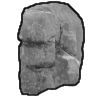
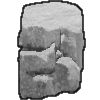
Revision of a layered 100 × 100 image; what changed, layer by layer:
added layer "snow outline" above "snow" over (x1=17, y1=0, x2=86, y2=100)
added layer "snow" above "line" over (x1=19, y1=1, x2=84, y2=84)
hid "line", painted on it over (x1=17, y1=1, x2=86, y2=100)
painted on "Pasted Layer" over (x1=17, y1=1, x2=85, y2=99)
